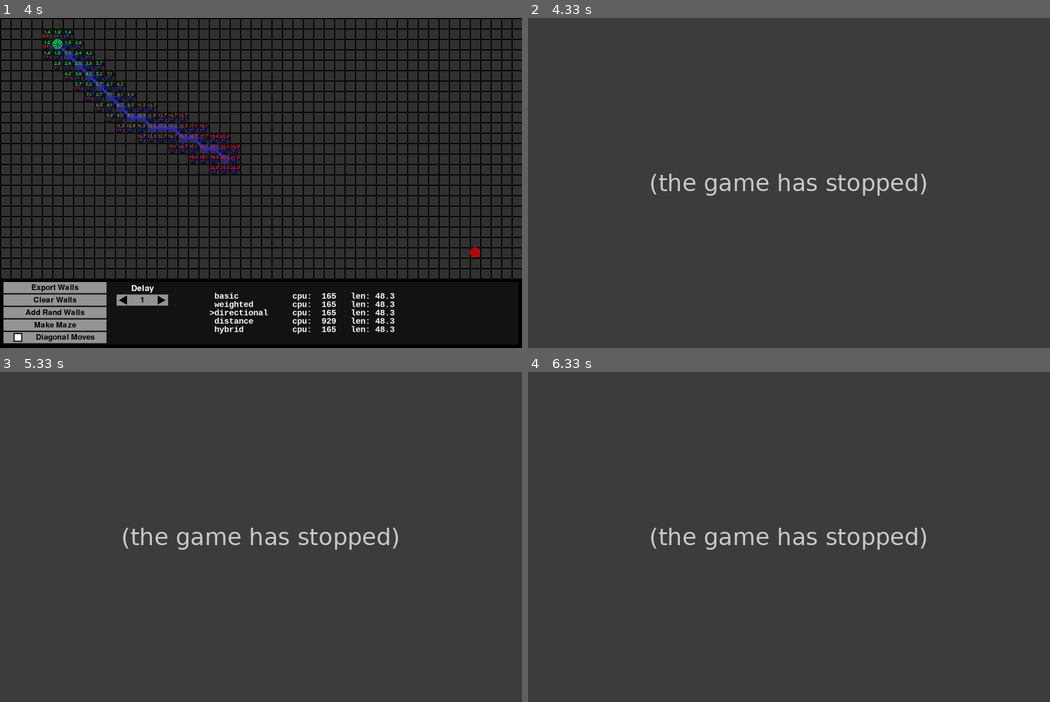
Above: before the commit, frames 1-4 (two rows, left to right).
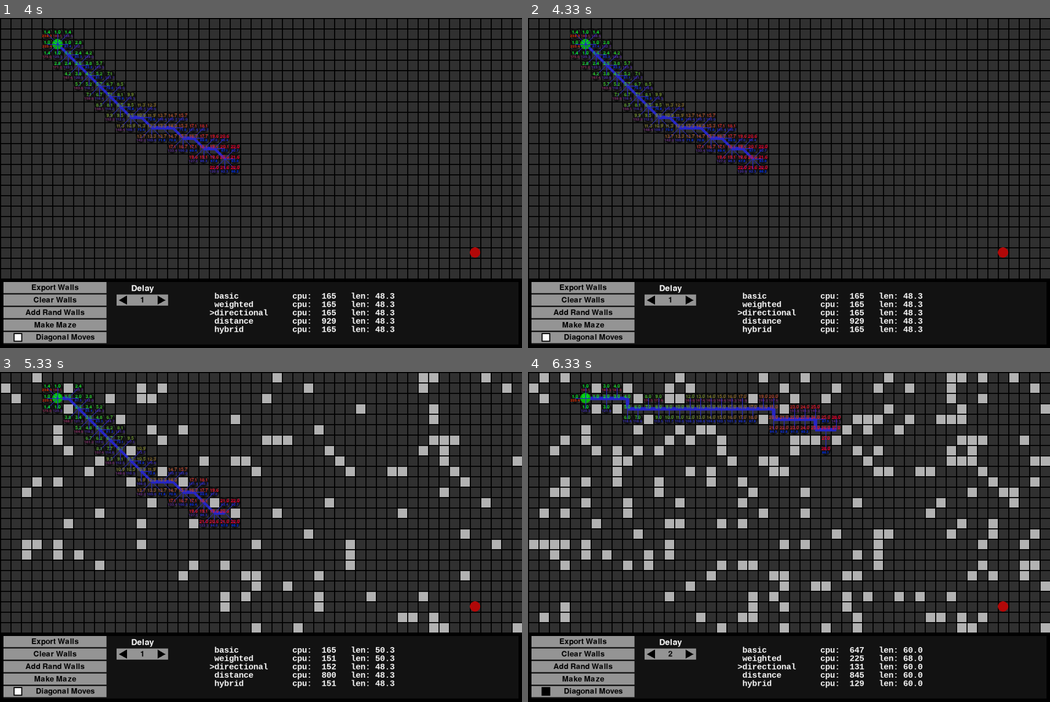
Above: after the commit, the same moments.

Repository: eidolonFIRE/A_star
Game: pygame game, started from main.py
Two runs of this game, one before a commit and one after it. Both use one fixed random seed, a clock stepped at 60 frames per second and the inputs below. The source is Python 2; it was converted automatically to run under Python 3.
Inputs (mouse positions are in pixels of both pictures, inside the frame that each line leads up to):
- Up to frame 1 (4 s): press the mouse at (52, 298) at 0.37 s; move the mouse to (146, 196) at 0.47 s; release the mouse at (240, 93) at 0.6 s; press the mouse at (339, 311) at 0.7 s; move the mouse to (318, 282) at 0.8 s; release the mouse at (297, 252) at 0.93 s; press the mouse at (52, 324) at 1.03 s; move the mouse to (198, 229) at 1.13 s; release the mouse at (344, 136) at 1.27 s; click (219, 268) at 1.38 s; press the mouse at (140, 298) at 1.7 s; move the mouse to (114, 278) at 1.8 s; release the mouse at (83, 255) at 1.93 s; click (130, 196) at 2.05 s; press the mouse at (130, 196) at 2.37 s; move the mouse to (104, 146) at 2.47 s; release the mouse at (78, 93) at 2.6 s; press the mouse at (130, 196) at 2.7 s; move the mouse to (120, 199) at 2.8 s; release the mouse at (114, 202) at 2.93 s; click (302, 239) at 3.05 s; press the mouse at (52, 298) at 3.37 s; move the mouse to (151, 258) at 3.47 s; release the mouse at (250, 222) at 3.6 s; press the mouse at (52, 298) at 3.7 s; move the mouse to (130, 288) at 3.8 s; release the mouse at (203, 282) at 3.93 s
- Up to frame 2 (4.33 s): press the mouse at (867, 311) at 4.03 s; move the mouse to (851, 245) at 4.13 s; release the mouse at (841, 179) at 4.27 s
- Up to frame 3 (5.33 s): press the mouse at (52, 692) at 4.37 s; move the mouse to (73, 609) at 4.47 s; release the mouse at (93, 530) at 4.6 s; press the mouse at (52, 692) at 4.7 s; move the mouse to (140, 593) at 4.8 s; release the mouse at (229, 494) at 4.93 s; press the mouse at (52, 665) at 5.03 s; move the mouse to (78, 636) at 5.13 s; release the mouse at (104, 606) at 5.27 s
- Up to frame 4 (6.33 s): press the mouse at (580, 692) at 5.37 s; move the mouse to (773, 612) at 5.47 s; release the mouse at (961, 537) at 5.6 s; press the mouse at (580, 665) at 5.7 s; move the mouse to (611, 583) at 5.8 s; release the mouse at (642, 500) at 5.93 s; press the mouse at (668, 652) at 6.03 s; move the mouse to (695, 639) at 6.13 s; release the mouse at (715, 622) at 6.27 s

Frame 1 is identical in both runs. In frame 2, 41% of the frame differs, in the area x 0-100%, y 0-100%; in frame 3, 46%; in frame 4, 51%.
Error before the commit: KeyError: '>directional' (main.py line 28); the game stopped at 4.03 s (later frames are placeholders)

Commit message:
fixed heuristic selection bug

Diff:
--- a/main.py
+++ b/main.py
@@ -50,7 +50,7 @@
 
 def selectHeurs(index = 0, x = 0, text = ""):
 	global heurMode
-	textTrim = text[:15].strip()
+	textTrim = text[1:15].strip()
 	print("Selected Heuristic: %s"%textTrim)
 	heurMode = textTrim
 	reStartSearch()
